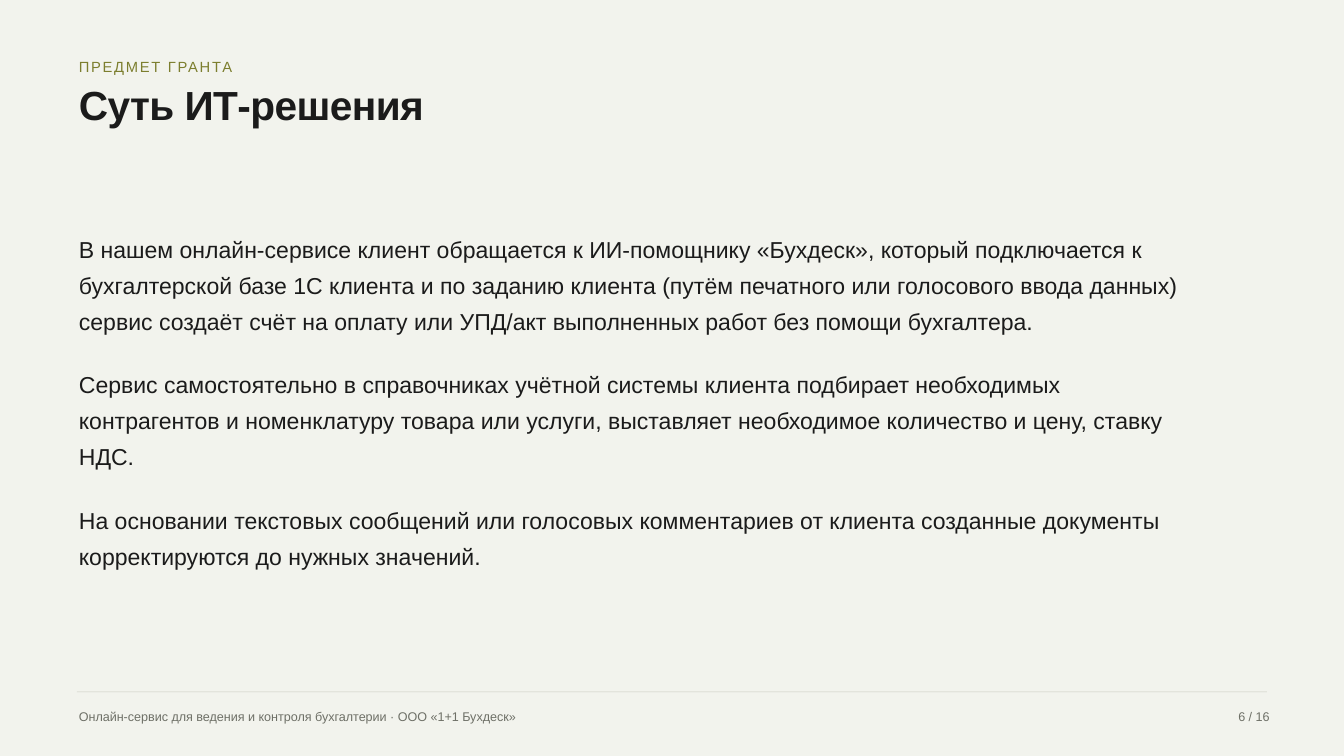
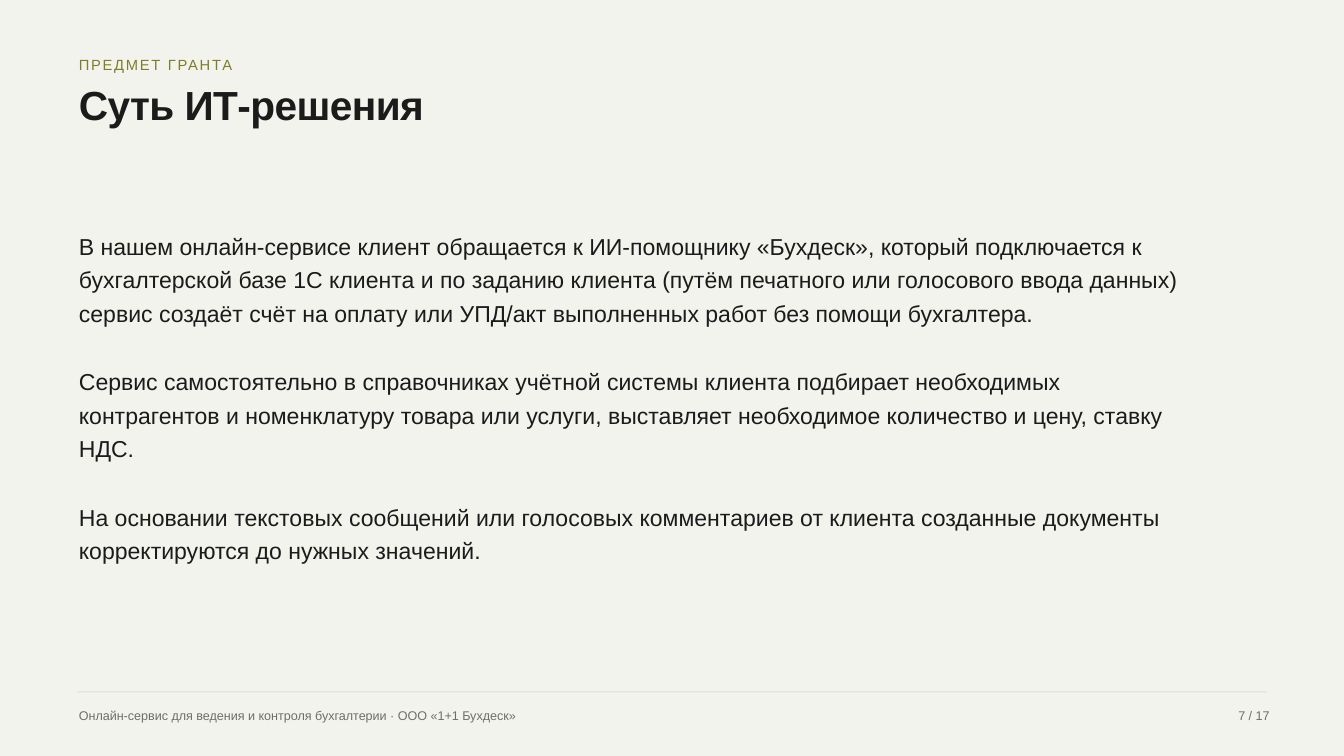
Before and after one commit to fagencymarketing-coder/Content, a slide deck: slide 7 of 05-content/prezentacii/grant-buhdesk/prezentaciya-grant-buhdesk-final.pptx (slide 6 before the commit). Drawn at 1344x756 pixels with LibreOffice and Linux fonts; fonts in the diff are those of the drawing. Boxes give left, top, right and bottom in pixels: in the first picture for what was removed or moved away, otherwise in the second. Text is boxed around its words. In the diff, an @@ line names an element or a change of style, - is before the commit and + after.

```diff
--- a/05-content/prezentacii/grant-buhdesk/prezentaciya-grant-buhdesk-final.pptx
+++ b/05-content/prezentacii/grant-buhdesk/prezentaciya-grant-buhdesk-final.pptx
@@ text "ПРЕДМЕТ ГРАНТА" at [77,53,1344,77]: line spacing 1.14 to 1.04 @@
@@ line spacing 1.31 to 1.21 in 3 elements at [79,238,1177,327], [79,373,1162,462], [79,509,1159,564] @@
@@ text at [1238,711,1270,720]: text changed @@
-6 / 16
+7 / 17
```
Also in this commit, not shown: 15 other slides changed, 1 slide added, 1 other file.
